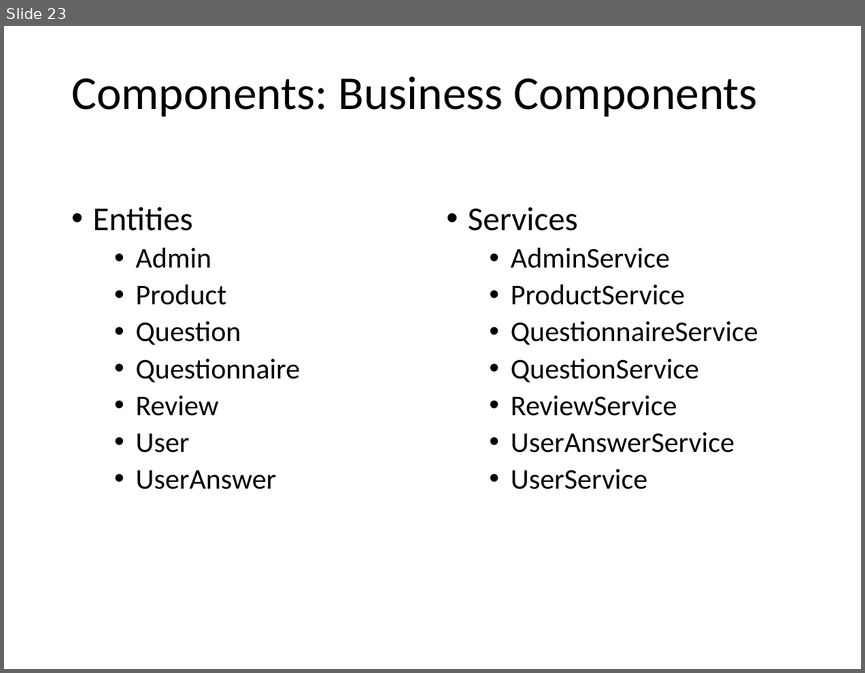
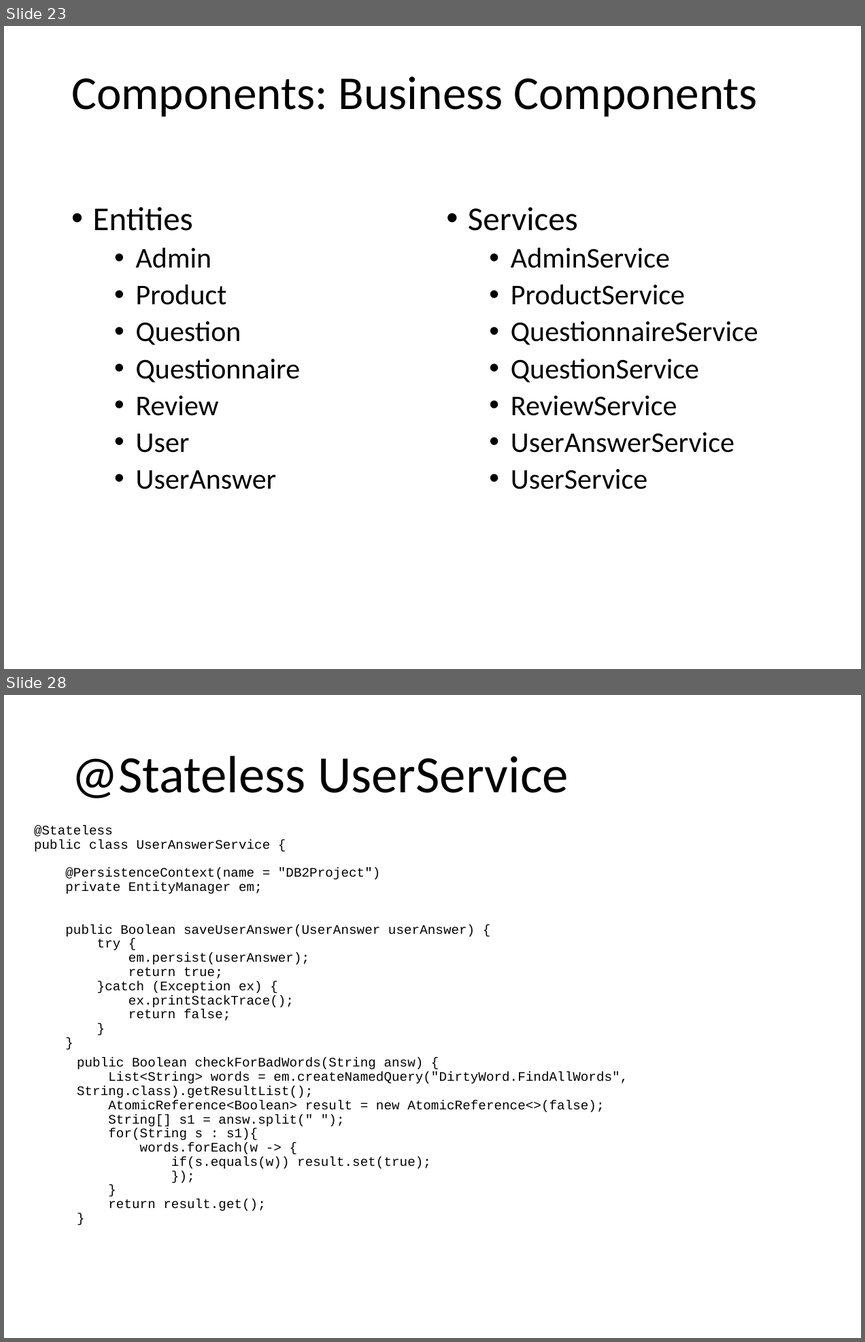
Before and after one commit to catonzio/DB2project, a slide deck: DB2project.pptx. Shown one above the other, each under a label of ours: slide 23 before the commit, slides 23 and 28 after it; the slides between them are not shown. The pictures are 865x673 and 865x1342 pixels, drawn with LibreOffice and Linux fonts; fonts in the diff are those of the drawing. Boxes give left, top, right and bottom in pixels: in the first picture for what was removed or moved away, otherwise in the second. Text is boxed around its words. In the diff, an @@ line names an element or a change of style, - is before the commit and + after.

```diff
--- a/DB2project.pptx
+++ b/DB2project.pptx
@@ slide 28 added at (4, 695, 861, 1338), background #FFFFFF @@
@@ title added at (71, 756, 568, 798), 44 pt, text #000000 @@
+@Stateless UserService
@@ text added at (34, 826, 628, 1210), 11 pt, text #000000 @@
+@Stateless
+public class UserAnswerService {
+@PersistenceContext(name = "DB2Project")
+private EntityManager em;
+public Boolean saveUserAnswer(UserAnswer userAnswer) {
+try {
+em.persist(userAnswer);
+return true;
+}catch (Exception ex) {
+ex.printStackTrace();
+return false;
+}
+}
+  public Boolean checkForBadWords(String answ) {
+  List<String> words = em.createNamedQuery("DirtyWord.FindAllWords", String.class).getResultList();
+  AtomicReference<Boolean> result = new AtomicReference<>(false);
+  String[] s1 = answ.split(" ");
+  for(String s : s1){
+  words.forEach(w -> {
+  if(s.equals(w)) result.set(true);
+  });
+  }
+  return result.get();
+  }
```
Also in this commit, not shown: 10 slides changed, 3 other slides added, 2 other files.
